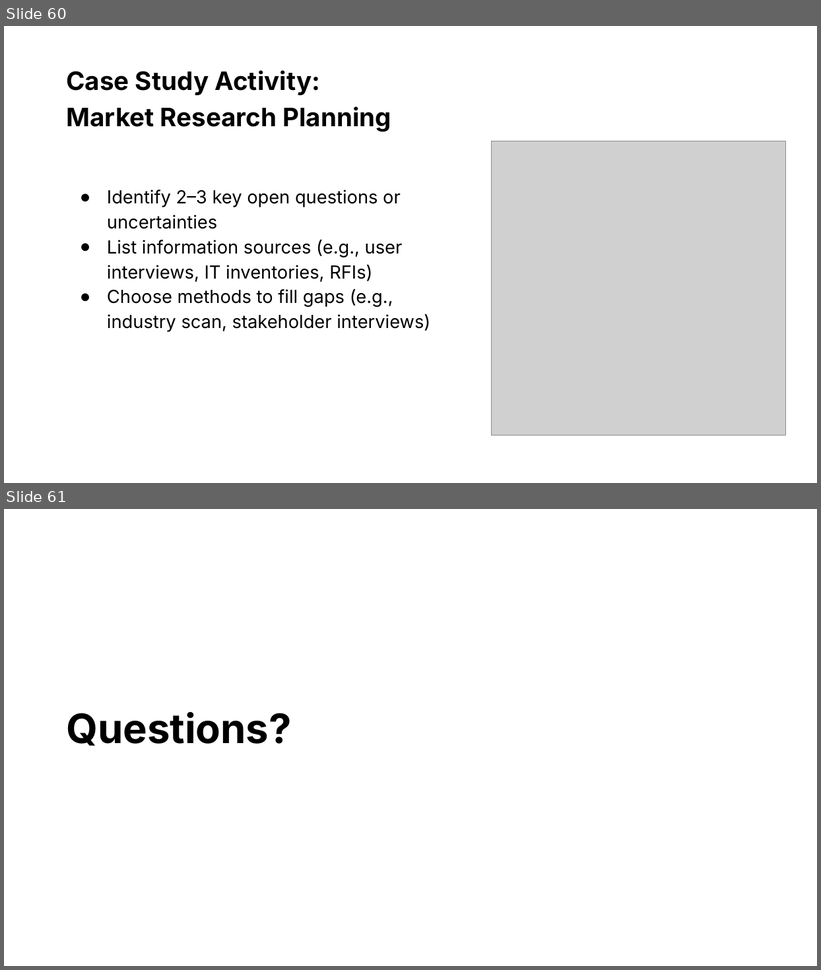
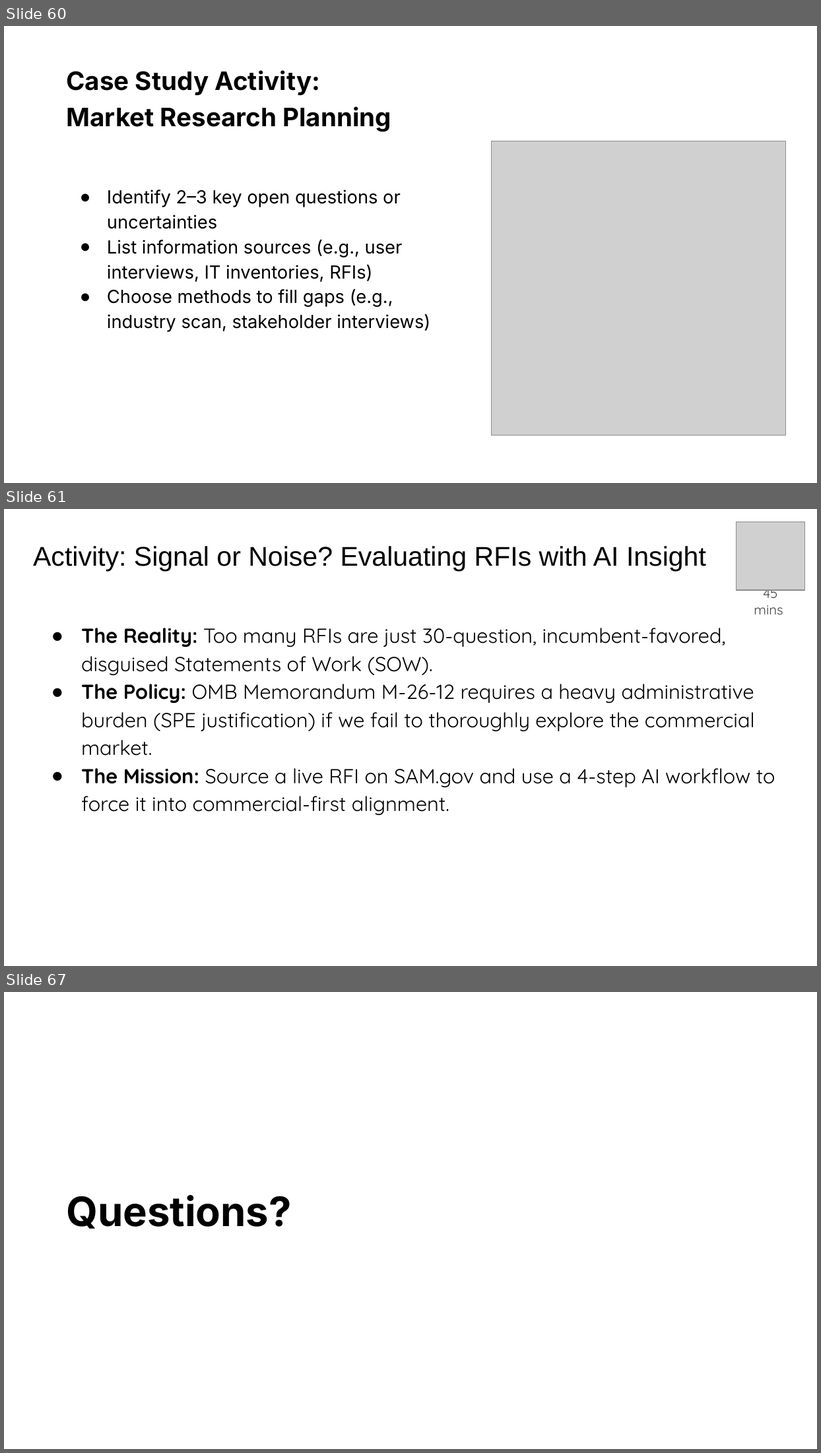
Before and after one commit to usds/ditap-curriculum-update, a slide deck: 3_Curriculum/3A_DITAP-Core-Curriculum/Module-2/In-Class Materials/1_Module 2 Presentation.pptx. Shown one above the other, each under a label of ours: slides 60 and 61 before the commit, slides 60, 61 and 67 after it; the slides between them are not shown. The pictures are 821x970 and 821x1453 pixels, drawn with LibreOffice and Linux fonts; fonts in the diff are those of the drawing; grey boxes stand for pictures. Boxes give left, top, right and bottom in pixels: in the first picture for what was removed or moved away, otherwise in the second. Text is boxed around its words. In the diff, an @@ line names an element or a change of style, - is before the commit and + after.

Commit message:
Add files via upload
Updating slides to correspond to the updated Activity: Signal or Noise? Evaluating RFIs with AI activity

```diff
--- a/3_Curriculum/3A_DITAP-Core-Curriculum/Module-2/In-Class Materials/1_Module 2 Presentation.pptx
+++ b/3_Curriculum/3A_DITAP-Core-Curriculum/Module-2/In-Class Materials/1_Module 2 Presentation.pptx
@@ slide 61 added at <box>4,509,817,966</box>, background #FFFFFF @@
@@ picture added at <box>737,522,805,590</box> @@
@@ title added at <box>33,546,706,572</box>, 24 pt, text #000000 @@
+Activity: Signal or Noise? Evaluating RFIs with AI Insight
@@ text added at <box>754,590,783,615</box>, 12 pt, text #414141 @@
+45 mins
@@ text added at <box>81,628,776,815</box>, 18 pt, text #000000 @@
+● The Reality: Too many RFIs are just 30-question, incumbent-favored, disguised Statements of Work (SOW).
+● The Policy: OMB Memorandum M-26-12 requires a heavy administrative burden (SPE justification) if we fail to thoroughly explore the commercial market.
+● The Mission: Source a live RFI on SAM.gov and use a 4-step AI workflow to force it into commercial-first alignment.
@@ what was slide 61 is now slide 67 @@
```
Also in this commit, not shown: 5 other slides added.
